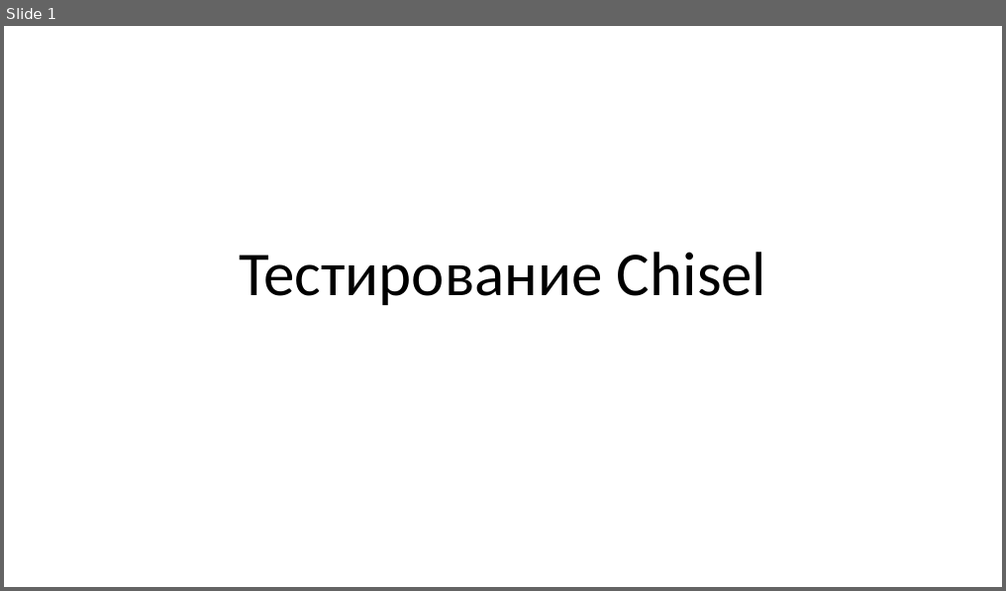
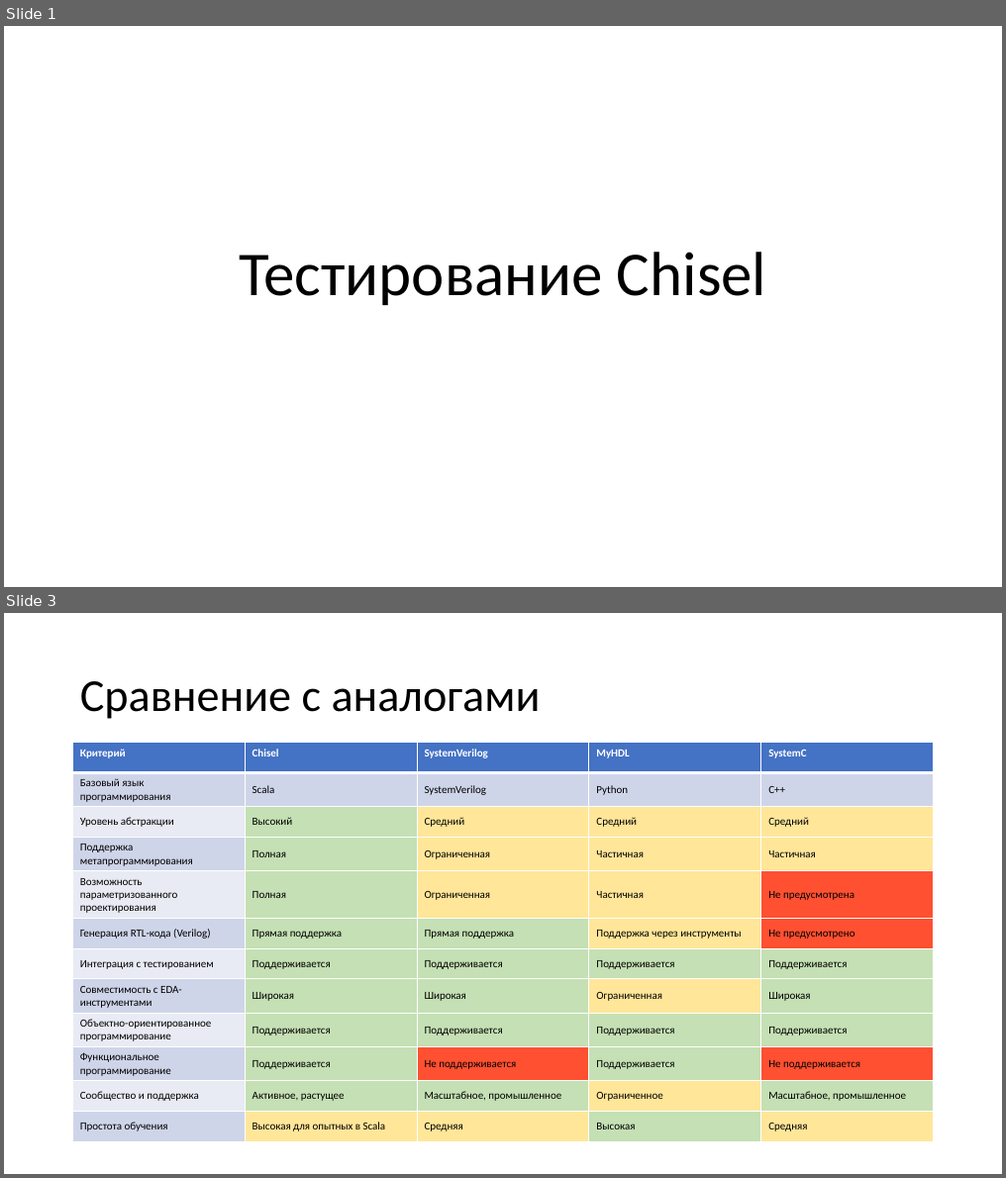
Before and after one commit to Asevulon/Maga_Tests_Chisel, a slide deck: Тестрирование на чизеле.pptx. Shown one above the other, each under a label of ours: slide 1 before the commit, slides 1 and 3 after it; the slides between them are not shown. The pictures are 1006x591 and 1006x1178 pixels, drawn with LibreOffice and Linux fonts; fonts in the diff are those of the drawing. Boxes give left, top, right and bottom in pixels: in the first picture for what was removed or moved away, otherwise in the second. Text is boxed around its words. In the diff, an @@ line names an element or a change of style, - is before the commit and + after.

```diff
--- a/Тестрирование на чизеле.pptx
+++ b/Тестрирование на чизеле.pptx
@@ slide 3 added at (4,613,1002,1174), background #FFFFFF @@
@@ title added at (80,681,541,719), 44 pt, text #000000 @@
+Сравнение с аналогами
@@ table added at (73,743,934,1140), 12 rows, 5 columns @@
+Критерий | Chisel | SystemVerilog | MyHDL | SystemC
+Базовый язык программирования | Scala | SystemVerilog | Python | C++
+Уровень абстракции | Высокий | Средний | Средний | Средний
+Поддержка метапрограммирования | Полная | Ограниченная | Частичная | Частичная
+Возможность параметризованного проектирования | Полная | Ограниченная | Частичная | Не предусмотрена
+Генерация RTL-кода (Verilog) | Прямая поддержка | Прямая поддержка | Поддержка через инструменты | Не предусмотрено
+Интеграция с тестированием | Поддерживается | Поддерживается | Поддерживается | Поддерживается
+Совместимость с EDA-инструментами | Широкая | Широкая | Ограниченная | Широкая
+Объектно-ориентированное программирование | Поддерживается | Поддерживается | Поддерживается | Поддерживается
+Функциональное программирование | Поддерживается | Не поддерживается | Поддерживается | Не поддерживается
+Сообщество и поддержка | Активное, растущее | Масштабное, промышленное | Ограниченное | Масштабное, промышленное
+Простота обучения | Высокая для опытных в Scala | Средняя | Высокая | Средняя
```
Also in this commit, not shown: 4 slides changed, 1 other slide added.
